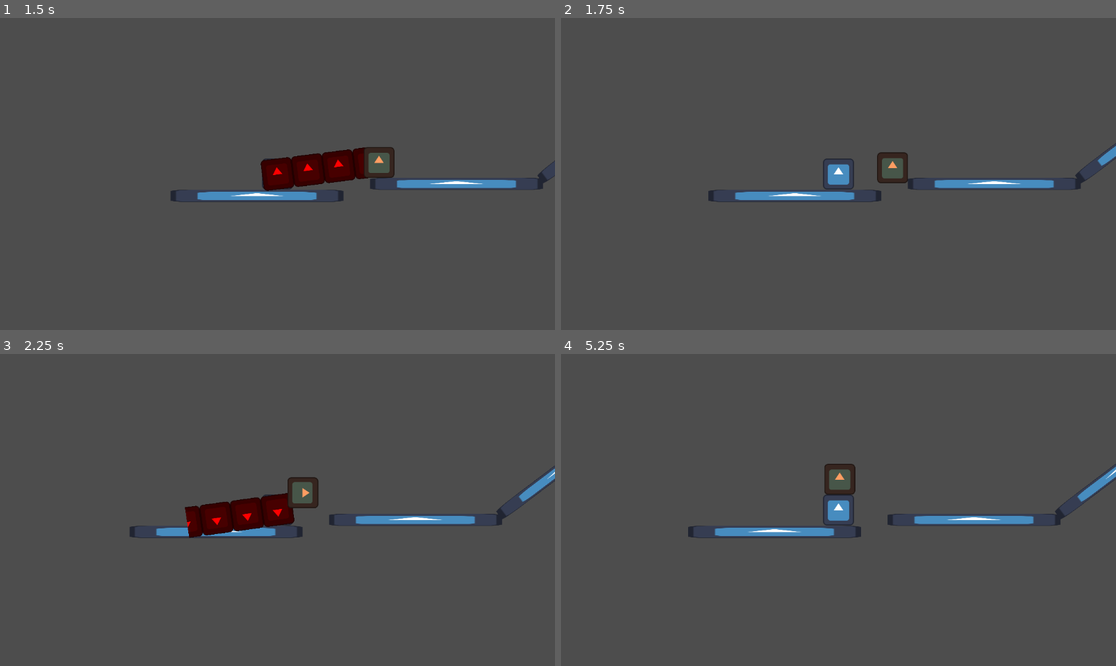
Above: before the commit, frames 1-4 (two rows, left to right).
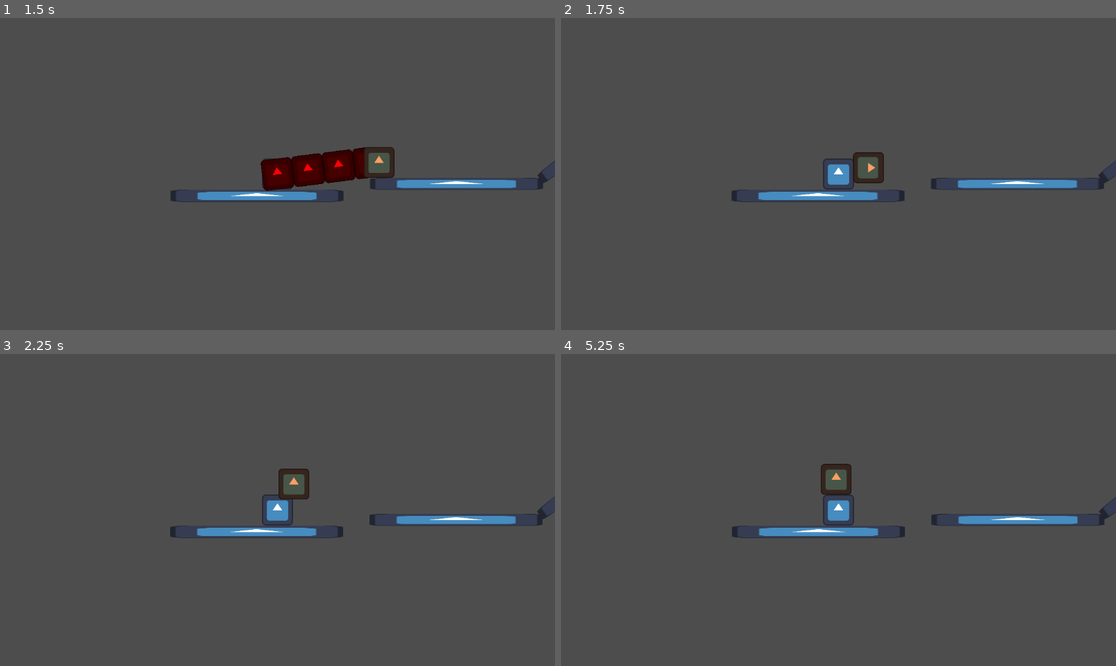
Above: after the commit, the same moments.

Repository: IncrediblyCreativeUsername/Team-Indecisive-Cutthroat-2026
Game: Godot game, scene res://UI/MainMenu.tscn
Same seed, same stepped clock (60 frames per second), same inputs: the game is played once before the commit and once after it. The engine's default icon, where the game draws it, is replaced by a stand-in: a white triangle on a blue panel in a dark square.
Inputs (mouse positions are in pixels of both pictures, inside the frame that each line leads up to):
- Up to frame 1 (1.5 s): click "Play" at 0.5 s; move the mouse to (399, 158) at 1.27 s; hold D (MOVE_RIGHT) from 1.28 s (still down); click (399, 158) at 1.35 s
- Up to frame 2 (1.75 s): keep holding D (MOVE_RIGHT); tap W (JUMP) at 1.52 s
- Up to frame 3 (2.25 s): keep holding D (MOVE_RIGHT); move the mouse to (166, 525) at 2.02 s; click (166, 525) at 2.1 s
- Up to frame 4 (5.25 s): tap W (JUMP) at 2.27, 3.77, 4.52 s; move the mouse to (894, 441) at 2.77 s; release D (MOVE_RIGHT) at 2.78 s; hold A (MOVE_LEFT) 2.78-3.53 s; click (894, 441) at 2.85 s; move the mouse to (810, 572) at 3.52 s; hold D (MOVE_RIGHT) 3.53-5.03 s; click (810, 572) at 3.6 s; tap Enter at 4.25 s; move the mouse to (1005, 556) at 4.27 s; click (1005, 556) at 4.35 s; move the mouse to (672, 463) at 5.02 s; hold A (MOVE_LEFT) from 5.03 s (still down); click (672, 463) at 5.1 s

Frame 1 is identical in both runs. In frame 2, 1.6% of the frame differs, in the area x 26-100%, y 40-60%; in frame 3, 3.9%, in the area x 23-100%, y 35-60%; in frame 4, 1.9%.

Commit message:
Enemies can now be grabbed
Any node in the group "grabbable" can be grabbed by the tongue, currently this only includes enemies

Diff:
--- a/Enemy/Enemy.tscn
+++ b/Enemy/Enemy.tscn
@@ -6,7 +6,7 @@
 [sub_resource type="CircleShape2D" id="CircleShape2D_vonkd"]
 radius = 63.1981
 
-[node name="Enemy" type="CharacterBody2D" unique_id=400271033]
+[node name="Enemy" type="CharacterBody2D" unique_id=400271033 groups=["grabbable"]]
 script = ExtResource("1_3o4wt")
 
 [node name="Sprite2D" type="Sprite2D" parent="." unique_id=1210194941]
--- a/Player/player.gd
+++ b/Player/player.gd
@@ -12,6 +12,7 @@
 @onready var tongueAnimator := $Tongue/TongueAnim
 @onready var tonguePivot := $Tongue
 @onready var tongueTip := $Tongue/Area2D
+var grabbedObject
 
 func _physics_process(_delta: float) -> void:
 	#friction
@@ -57,6 +58,12 @@
 		tonguePivot.look_at(get_global_mouse_position())
 		tongueAnimator.play("Extend")
 
+	#move grabbed object
+	if grabbedObject != null && tongueExtending:
+		grabbedObject.global_position = $Tongue/Area2D.global_position
+	else:
+		grabbedObject = null
+
 	#move according to velocity and delta
 	move_and_slide()
 
@@ -72,3 +79,7 @@
 	tongueTip.set_deferred("monitoring", false)
 	tongueAnimator.play("Retract")
 	tongueAnimator.seek(startTime)
+
+	#grab object
+	if body.is_in_group("grabbable"):
+		grabbedObject = body
--- a/project.godot
+++ b/project.godot
@@ -18,6 +18,10 @@
 [autoload]
 
 Globals="*uid://cxlw4o7bdon6p"
+
+[global_group]
+
+grabbable=""
 
 [input]
 
